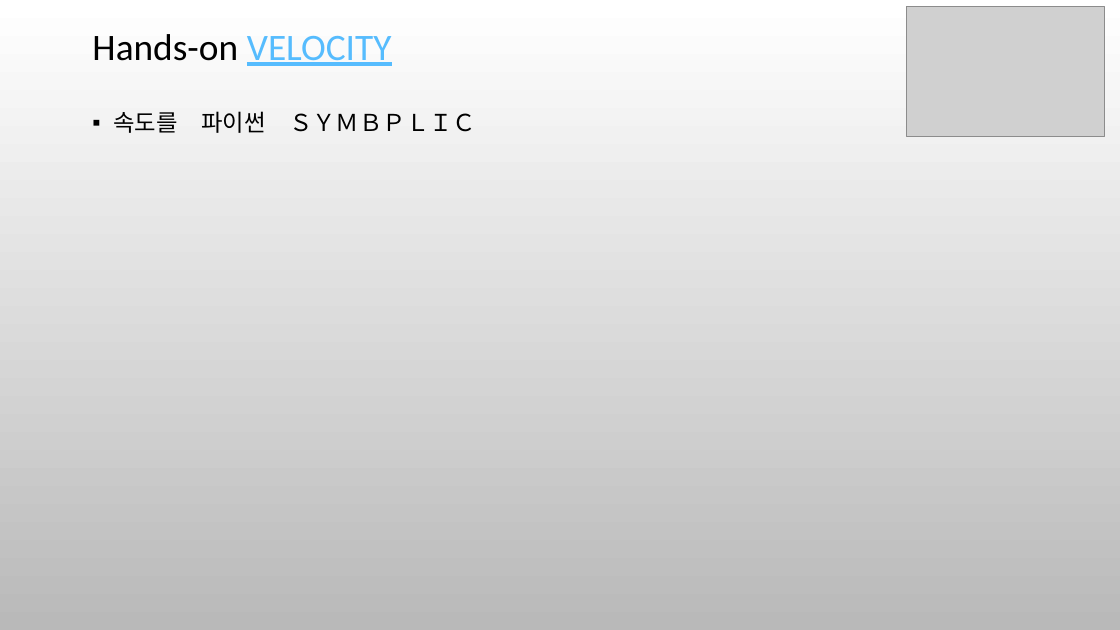
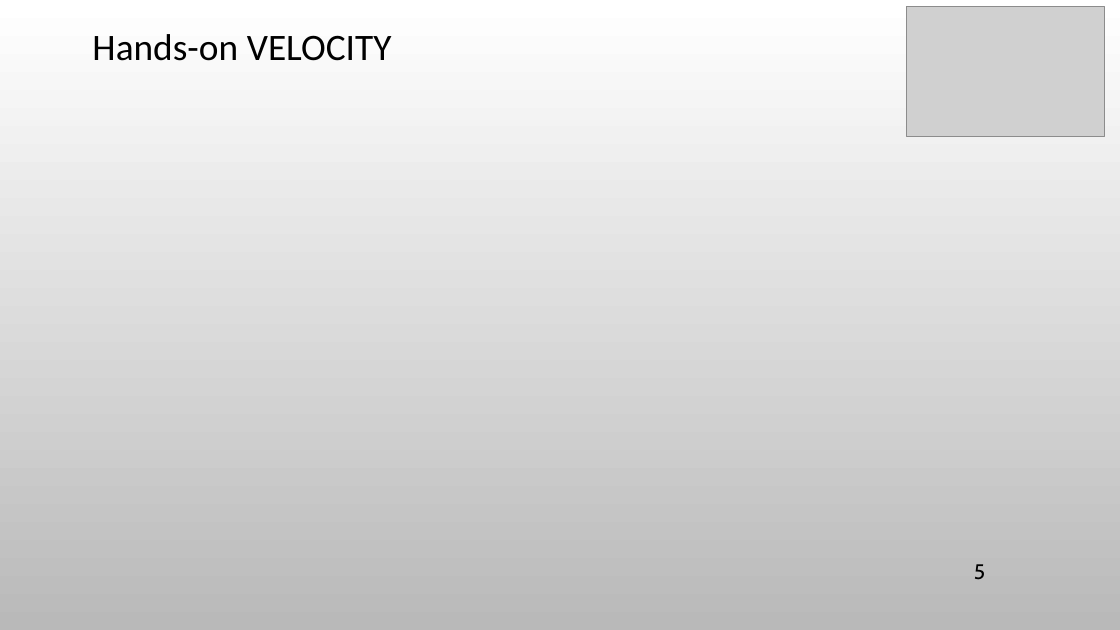
Before and after one commit to ancestor9/mathematics-for-machine-learning, a slide deck: slide 5 of 8_Modeling & Simulation.pptx. Drawn at 1120x630 pixels with LibreOffice and Linux fonts; fonts in the diff are those of the drawing; grey boxes stand for pictures; background and template pictures are left out. Boxes give left, top, right and bottom in pixels: in the first picture for what was removed or moved away, otherwise in the second. Text is boxed around its words. In the diff, an @@ line names an element or a change of style, - is before the commit and + after.

```diff
--- a/8_Modeling & Simulation.pptx
+++ b/8_Modeling & Simulation.pptx
@@ title "Hands-on VELOCITY" at box(92, 34, 392, 61): text colour #56BCFE to #000000, underline off in "VELOCITY" @@
@@ text removed at box(113, 111, 476, 133) @@
-▪ 속도를 파이썬 ＳＹＭＢＰＬＩＣ
@@ page number added at box(974, 564, 985, 580), 18 pt, text #000000 @@
+5
```
Also in this commit, not shown: 9 other slides changed, 8 slides added, 1 slide removed.
